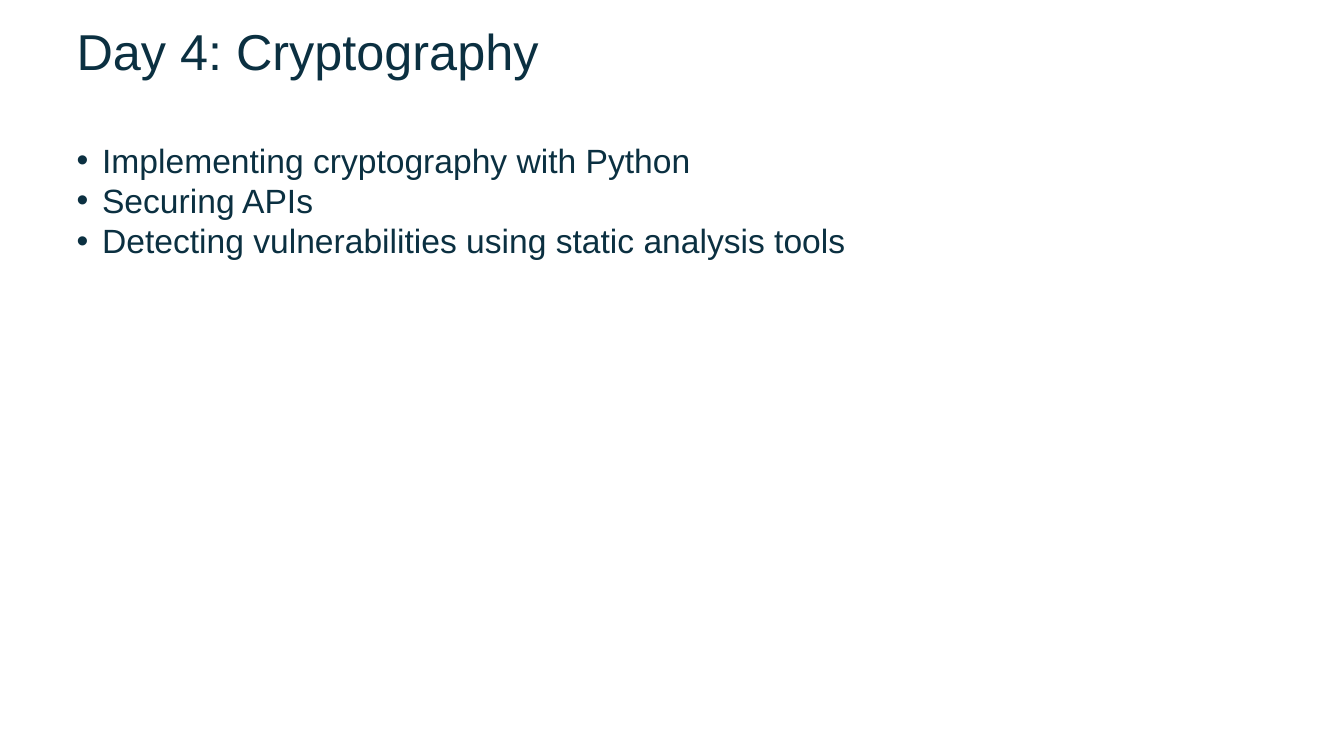
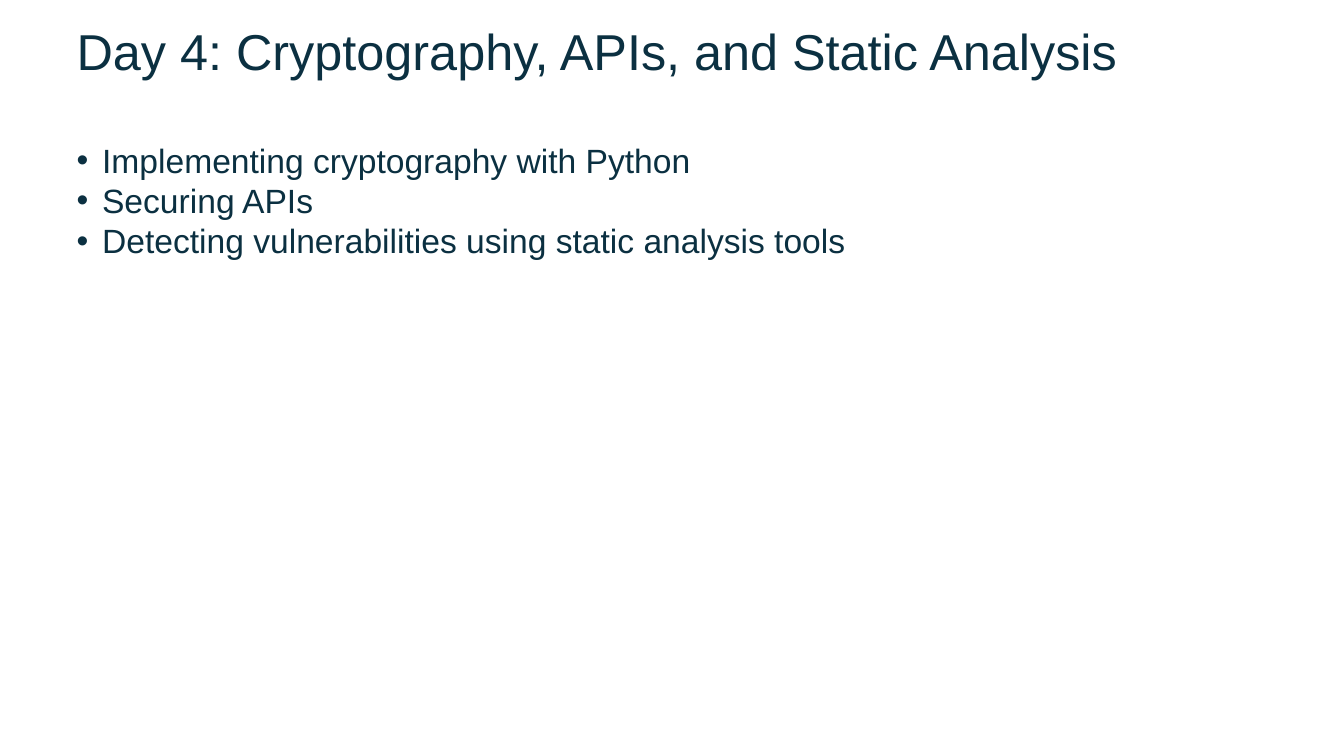
Before and after one commit to FSCJ-FacultyDev/SWC-Columbus-2025, a slide deck: slide 1 of Slides-Day4.pptx. Drawn at 1344x756 pixels with LibreOffice and Linux fonts; fonts in the diff are those of the drawing; background and template pictures are left out. Boxes give left, top, right and bottom in pixels: in the first picture for what was removed or moved away, otherwise in the second. Text is boxed around its words. In the diff, an @@ line names an element or a change of style, - is before the commit and + after.

```diff
--- a/Slides-Day4.pptx
+++ b/Slides-Day4.pptx
@@ text at [77,33,1117,80]: text changed @@
-Day 4: Cryptography
+Day 4: Cryptography, APIs, and Static Analysis
```
Also in this commit, not shown: 8 other files.
